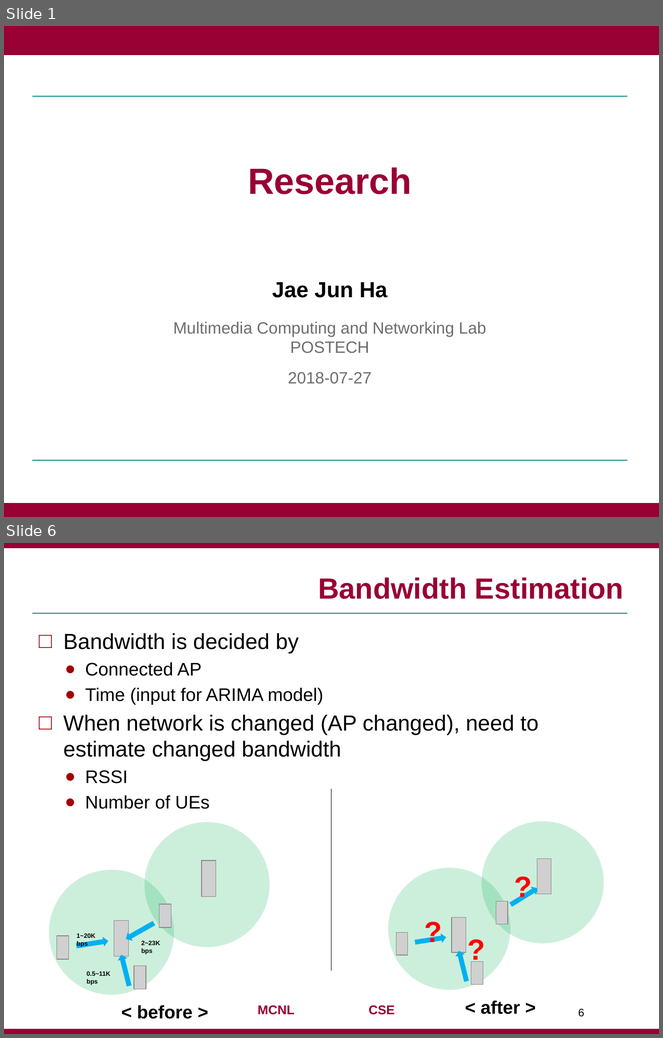
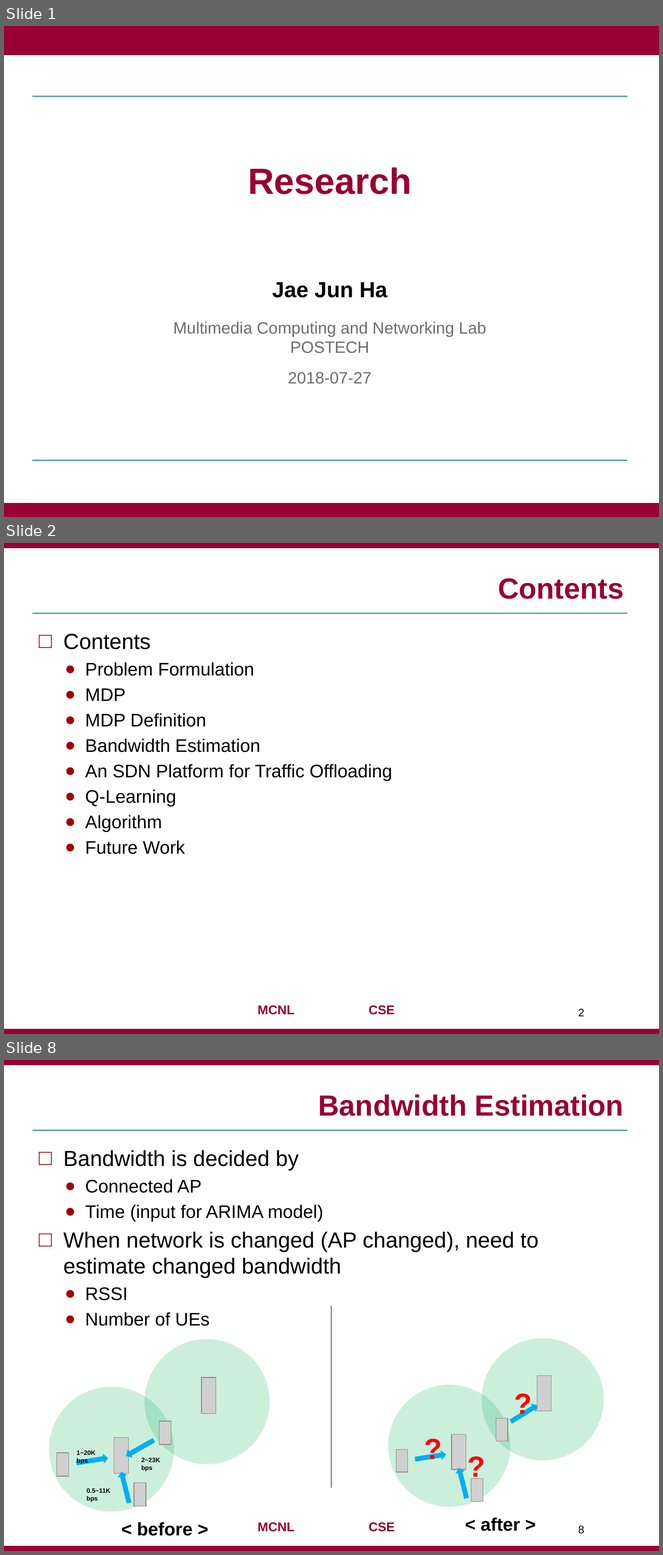
Before and after one commit to jaejunha/Paper, a slide deck: Daily(written_by_Korean)/180727.pptx. Shown one above the other, each under a label of ours: slides 1 and 6 before the commit, slides 1, 2 and 8 after it; the slides between them are not shown. The pictures are 663x1038 and 663x1555 pixels, drawn with LibreOffice and Linux fonts; fonts in the diff are those of the drawing; grey boxes stand for pictures; background and template pictures are left out. Boxes give left, top, right and bottom in pixels: in the first picture for what was removed or moved away, otherwise in the second. Text is boxed around its words. In the diff, an @@ line names an element or a change of style, - is before the commit and + after.

```diff
--- a/Daily(written_by_Korean)/180727.pptx
+++ b/Daily(written_by_Korean)/180727.pptx
@@ slide 2 added at (x1=4, y1=543, x2=659, y2=1034), background #FFFFFF; not listed: 4 template elements that a slide beside it also shows @@
@@ title added at (x1=498, y1=578, x2=624, y2=599), 32 pt, text #990033, bold @@
+Contents
@@ text added at (x1=63, y1=633, x2=392, y2=854), 20 pt, text #000000 @@
+□ Contents
+  ● Problem Formulation
+  ● MDP
+  ● MDP Definition
+  ● Bandwidth Estimation
+  ● An SDN Platform for Traffic Offloading
+  ● Q-Learning
+  ● Algorithm
+  ● Future Work
@@ page number added at (x1=579, y1=1009, x2=585, y2=1017), 12 pt, text #000000 @@
+2
@@ what was slide 6 is now slide 8 @@
@@ page number at (x1=579, y1=1526, x2=585, y2=1534): text changed @@
-6
+8
```
Also in this commit, not shown: 8 slides changed, 3 other slides added, 2 slides removed, 1 other file.
